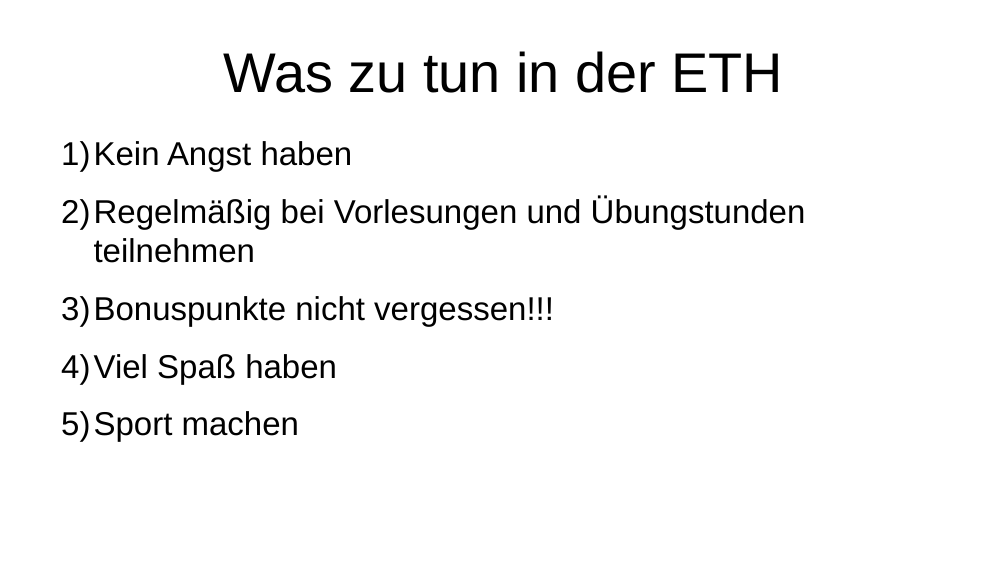
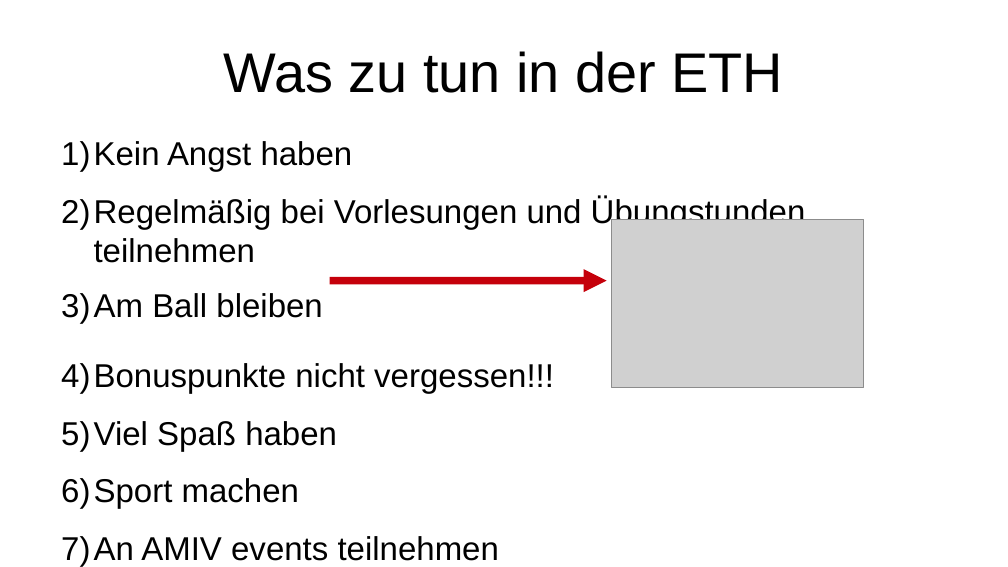
Before and after one commit to promitheas-nikou/eth-work, a slide deck: slide 3 of NuS1/slides/W1.odp. Drawn at 1008x567 pixels with LibreOffice and Linux fonts; fonts in the diff are those of the drawing; grey boxes stand for pictures. Boxes give left, top, right and bottom in pixels: in the first picture for what was removed or moved away, otherwise in the second. Text is boxed around its words. In the diff, an @@ line names an element or a change of style, - is before the commit and + after.

```diff
--- a/NuS1/slides/W1.odp
+++ b/NuS1/slides/W1.odp
@@ picture added at (x1=612, y1=220, x2=864, y2=388) @@
@@ text at (x1=61, y1=293, x2=322, y2=324): paragraph added @@
+3) Am Ball bleiben
@@ arrow added from (329, 281) to (606, 281), #C5000B 6.01 pt @@
@@ text at (x1=61, y1=536, x2=499, y2=567): paragraph added @@
+7) An AMIV events teilnehmen
```
Also in this commit, not shown: 3 other slides changed, 4 slides added.
